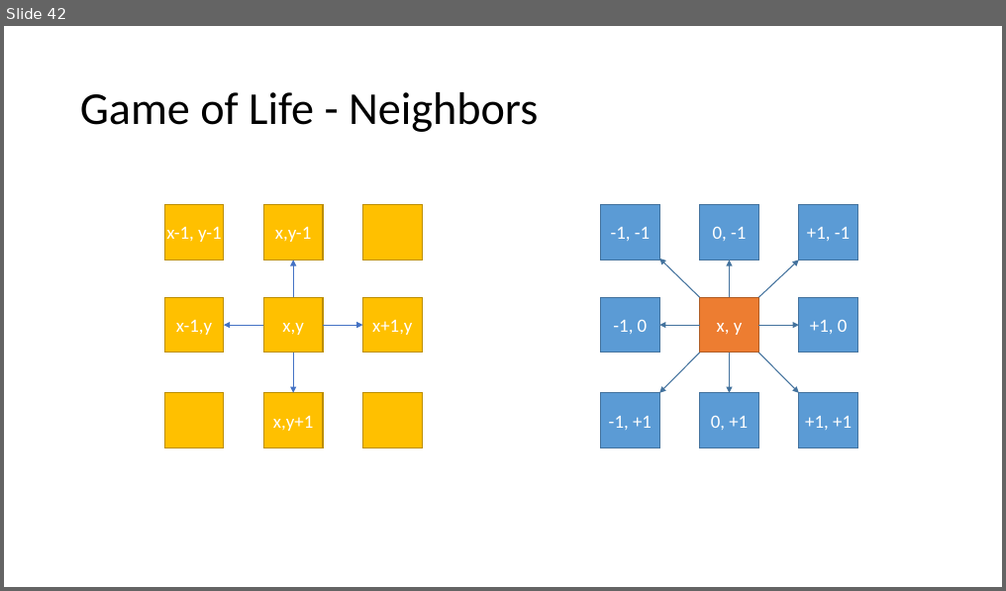
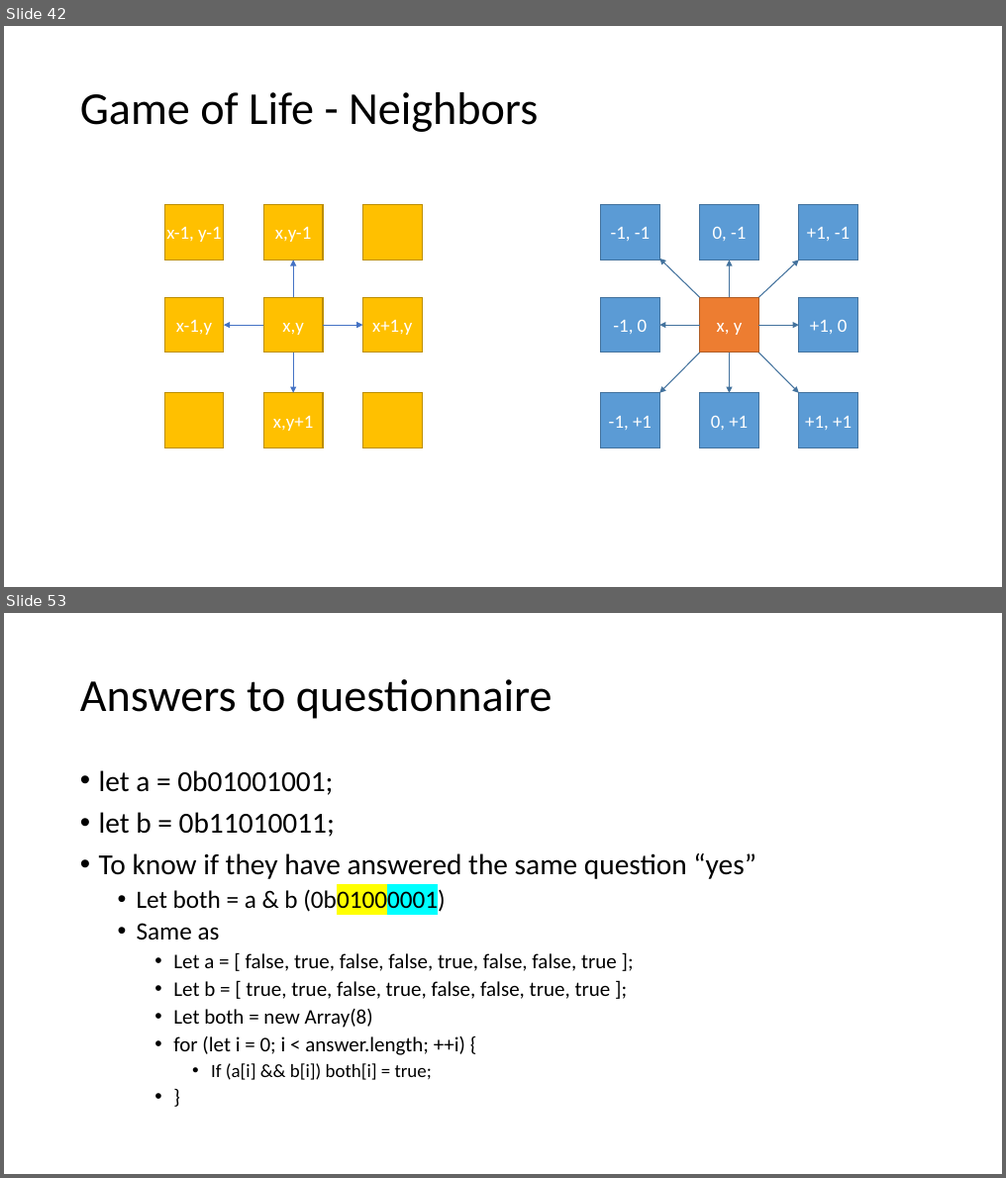
Before and after one commit to brianwhu/fun-in-js, a slide deck: documents/DataStructures.pptx. Shown one above the other, each under a label of ours: slide 42 before the commit, slides 42 and 53 after it; the slides between them are not shown. The pictures are 1006x591 and 1006x1178 pixels, drawn with LibreOffice and Linux fonts; fonts in the diff are those of the drawing. Boxes give left, top, right and bottom in pixels: in the first picture for what was removed or moved away, otherwise in the second. Text is boxed around its words. In the diff, an @@ line names an element or a change of style, - is before the commit and + after.

```diff
--- a/documents/DataStructures.pptx
+++ b/documents/DataStructures.pptx
@@ slide 53 added at [4,613,1002,1174], background #FFFFFF @@
@@ title added at [80,679,552,719], 44 pt, text #000000 @@
+Answers to questionnaire
@@ text added at [99,770,756,1080], 20 pt, text #000000 @@
+• let a = 0b01001001;
+• let b = 0b11010011;
+• To know if they have answered the same question “yes”
+  • Let both = a & b (0b01000001)
+  • Same as
+    • Let a = [ false, true, false, false, true, false, false, true ];
+    • Let b = [ true, true, false, true, false, false, true, true ];
+    • Let both = new Array(8)
+    • for (let i = 0; i < answer.length; ++i) {
+      • If (a[i] && b[i]) both[i] = true;
+    • }
```
Also in this commit, not shown: 11 other slides added, 7 other files.
